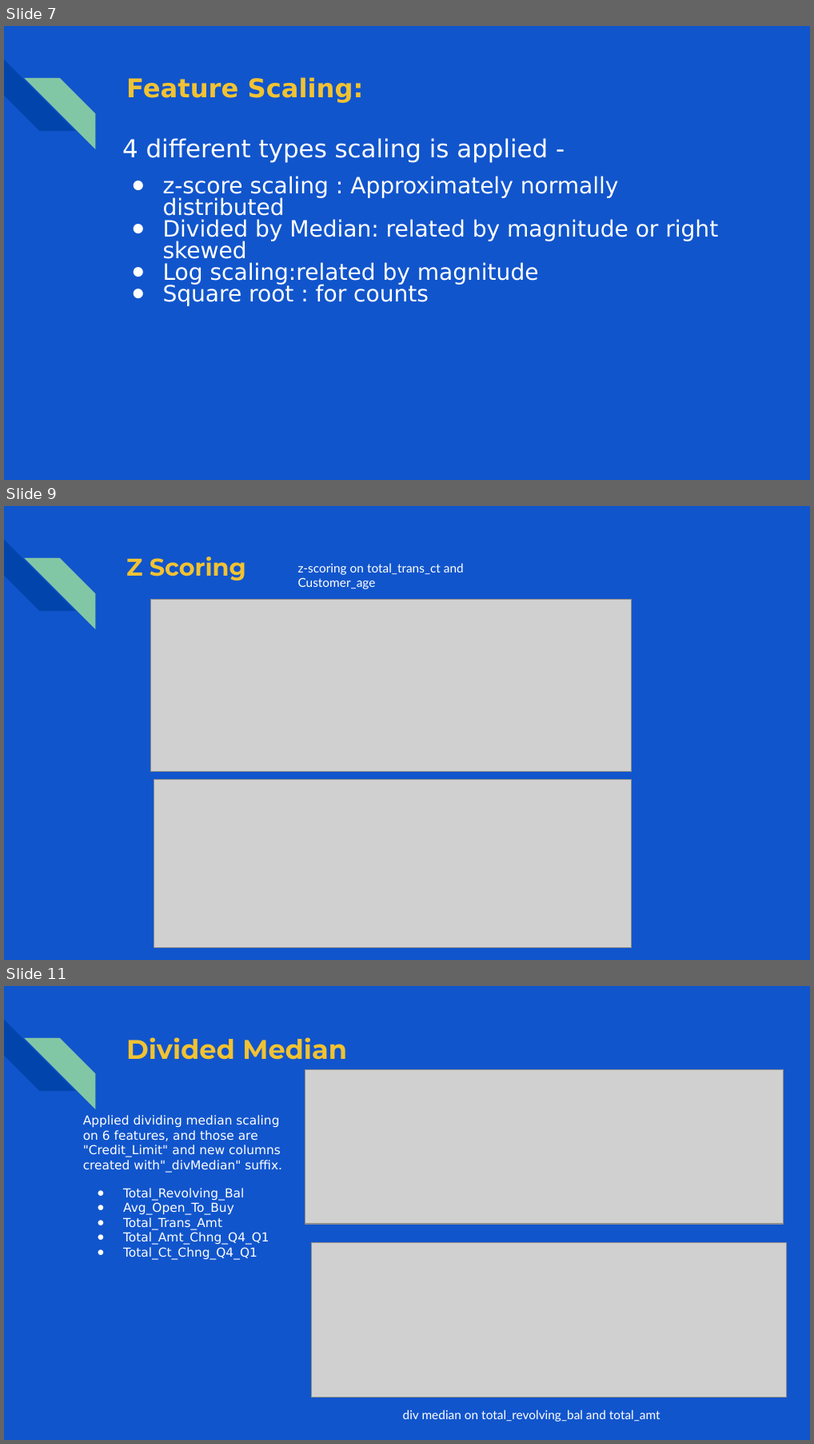
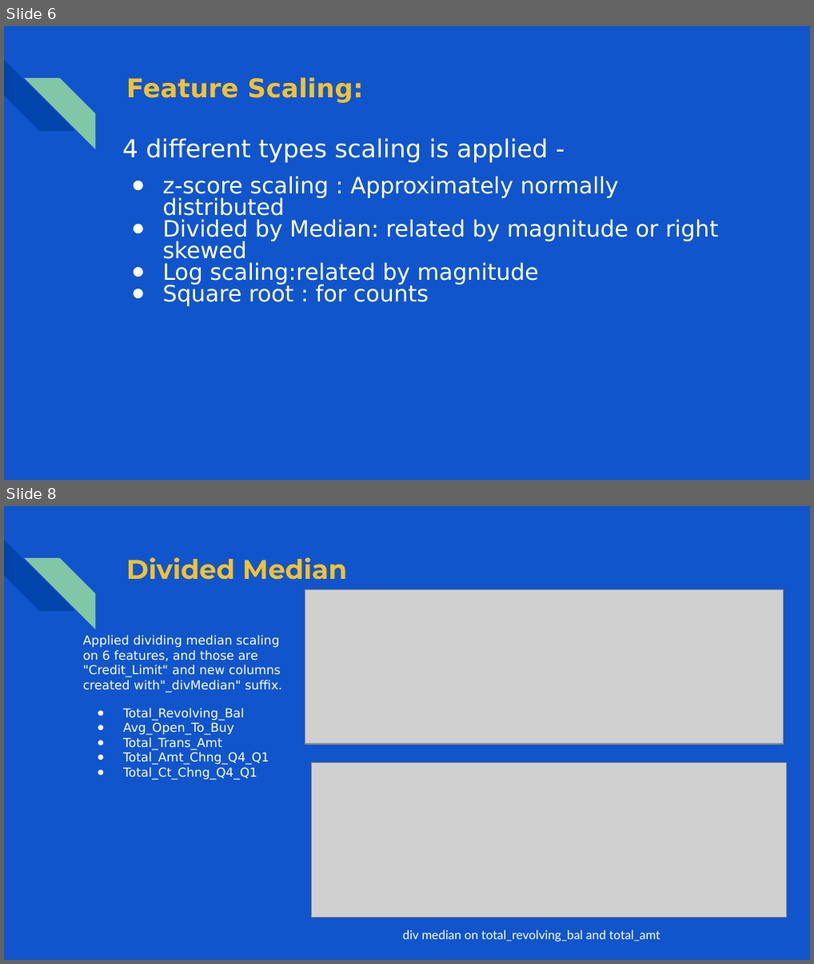
Before and after one commit to shaisid01/Data-Science, a slide deck: CapstoneProjects/Capstone 2/Docs/Customer Attrition Prediction on Credit Card data.pptx. Shown one above the other, each under a label of ours: slides 7, 9 and 11 before the commit, slides 6 and 8 after it; the slides between them are not shown. The pictures are 814x1444 and 814x964 pixels, drawn with LibreOffice and Linux fonts; fonts in the diff are those of the drawing; grey boxes stand for pictures. Boxes give left, top, right and bottom in pixels: in the first picture for what was removed or moved away, otherwise in the second. Text is boxed around its words. In the diff, an @@ line names an element or a change of style, - is before the commit and + after.

```diff
--- a/CapstoneProjects/Capstone 2/Docs/Customer Attrition Prediction on Credit Card data.pptx
+++ b/CapstoneProjects/Capstone 2/Docs/Customer Attrition Prediction on Credit Card data.pptx
@@ slide 9 removed at [4, 506, 810, 960], background #1155CC; not listed: 2 template elements that a slide beside it also shows @@
@@ title removed at [126, 556, 246, 580] @@
-Z Scoring
@@ text removed at [298, 563, 464, 589] @@
-z-scoring on total_trans_ct and Customer_age
@@ picture removed at [150, 600, 632, 772] @@
@@ picture removed at [154, 780, 631, 947] @@
@@ what was slide 7 is now slide 6 @@
@@ what was slide 11 is now slide 8 @@
```
Also in this commit, not shown: 6 slides changed, 6 other slides removed, 1 other file.
